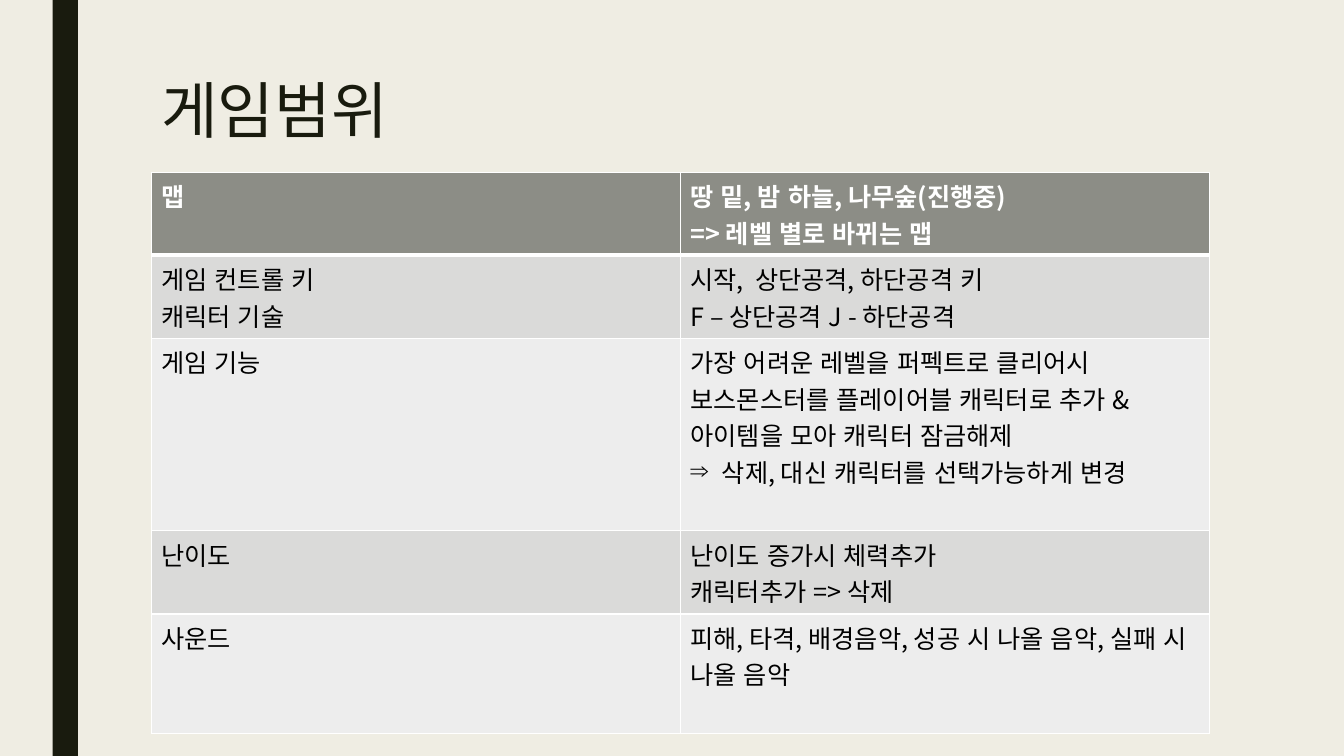
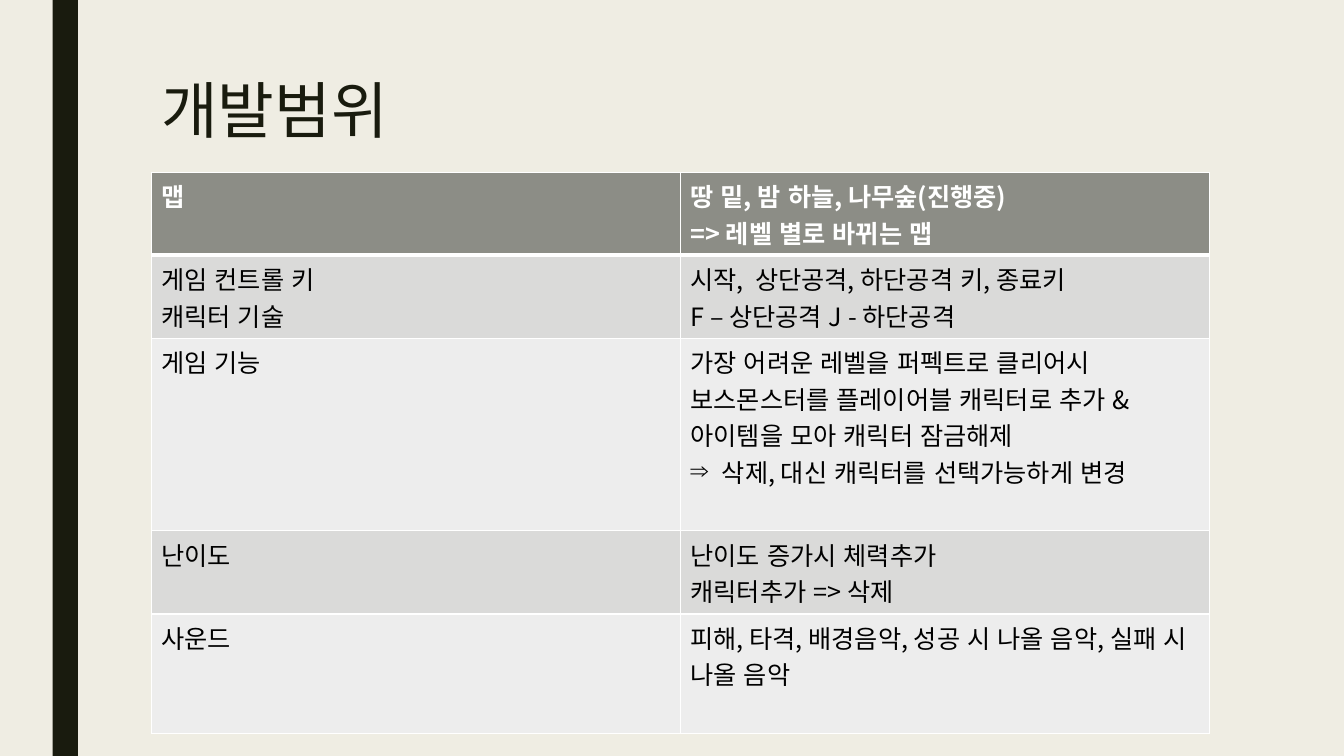
Before and after one commit to jyoon18/2DGP-2018180012, a slide deck: slide 3 of Develop/2dgp 2차 발표.pptx. Drawn at 1344x756 pixels with LibreOffice and Linux fonts; fonts in the diff are those of the drawing. Boxes give left, top, right and bottom in pixels: in the first picture for what was removed or moved away, otherwise in the second. Text is boxed around its words. In the diff, an @@ line names an element or a change of style, - is before the commit and + after.

```diff
--- a/Develop/2dgp 2차 발표.pptx
+++ b/Develop/2dgp 2차 발표.pptx
@@ title at (x1=161, y1=82, x2=388, y2=138): text changed @@
-게임범위
+개발범위
@@ table at (x1=151, y1=172, x2=1210, y2=690) @@
-row 2, column 2: 시작, 상단공격, 하단공격 키 / F – 상단공격 J - 하단공격
+row 2, column 2: 시작, 상단공격, 하단공격 키, 종료키 / F – 상단공격 J - 하단공격
```
Also in this commit, not shown: 2 other slides changed.
